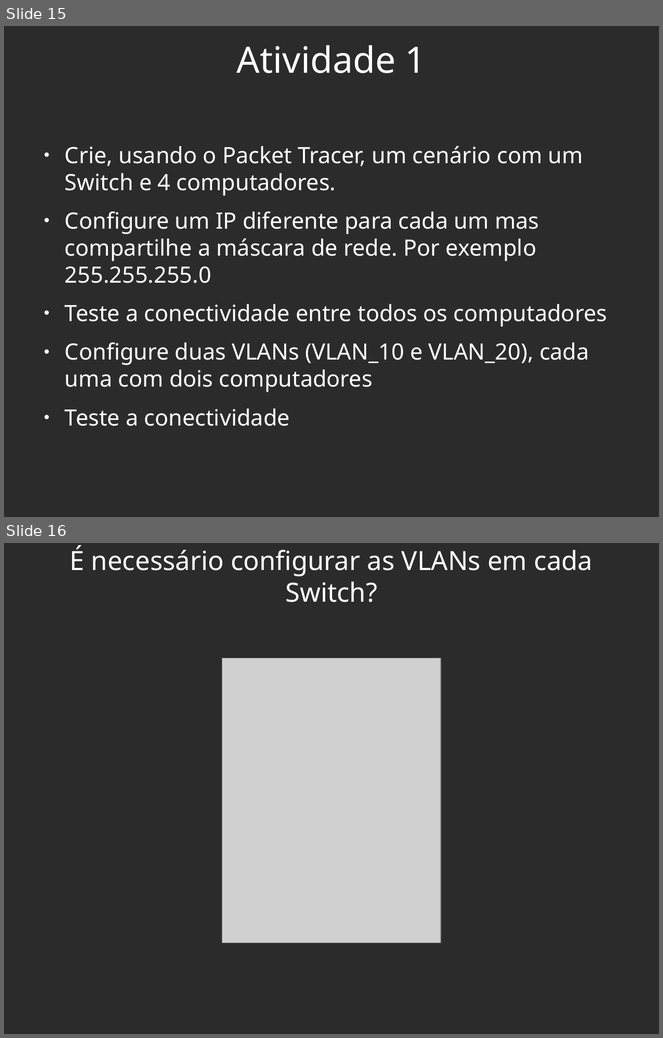
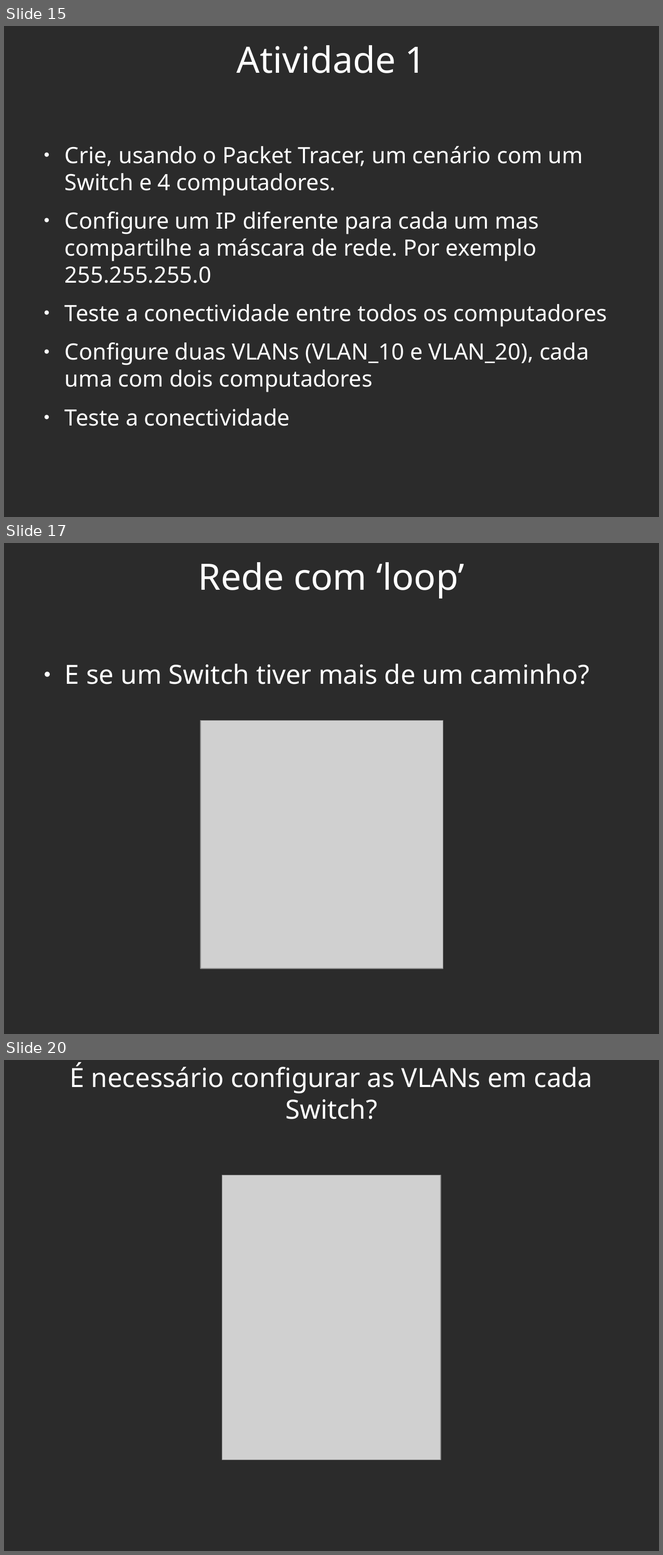
Before and after one commit to viniciusalveshax/aulas, a slide deck: redes-2/pdf08-vlan-switches/pdf08-vlan-switches.odp. Shown one above the other, each under a label of ours: slides 15 and 16 before the commit, slides 15, 17 and 20 after it; the slides between them are not shown. The pictures are 663x1038 and 663x1555 pixels, drawn with LibreOffice and Linux fonts; fonts in the diff are those of the drawing; grey boxes stand for pictures; background and template pictures are left out; a plain dark background stands for a picture behind light text. Boxes give left, top, right and bottom in pixels: in the first picture for what was removed or moved away, otherwise in the second. Text is boxed around its words. In the diff, an @@ line names an element or a change of style, - is before the commit and + after.

```diff
--- a/redes-2/pdf08-vlan-switches/pdf08-vlan-switches.odp
+++ b/redes-2/pdf08-vlan-switches/pdf08-vlan-switches.odp
@@ slide 17 added at [4, 543, 659, 1034], background picture (left out) @@
@@ title added at [198, 562, 464, 599], 44 pt, text #FFFFFF @@
+Rede com ‘loop’
@@ text added at [65, 664, 590, 684], 32 pt, text #FFFFFF @@
+● E se um Switch tiver mais de um caminho?
@@ picture added at [201, 721, 443, 969] @@
@@ what was slide 16 is now slide 20 @@
```
Also in this commit, not shown: 1 slide changed, 4 other slides added, 1 other file.
